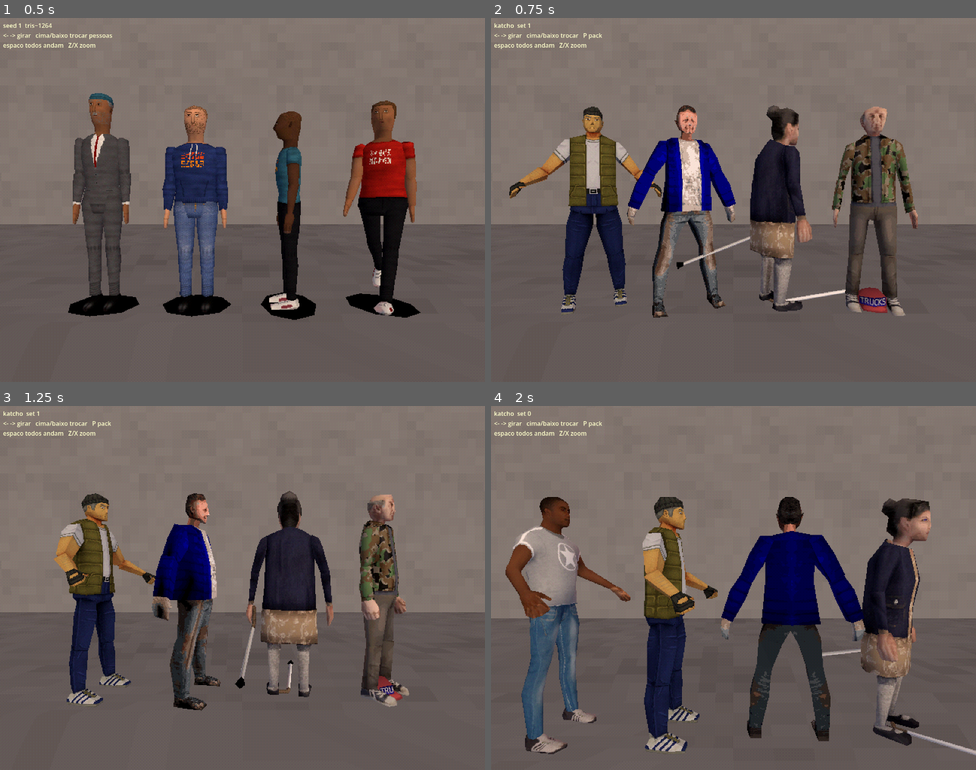
Above: before the commit, frames 1-4 (two rows, left to right).
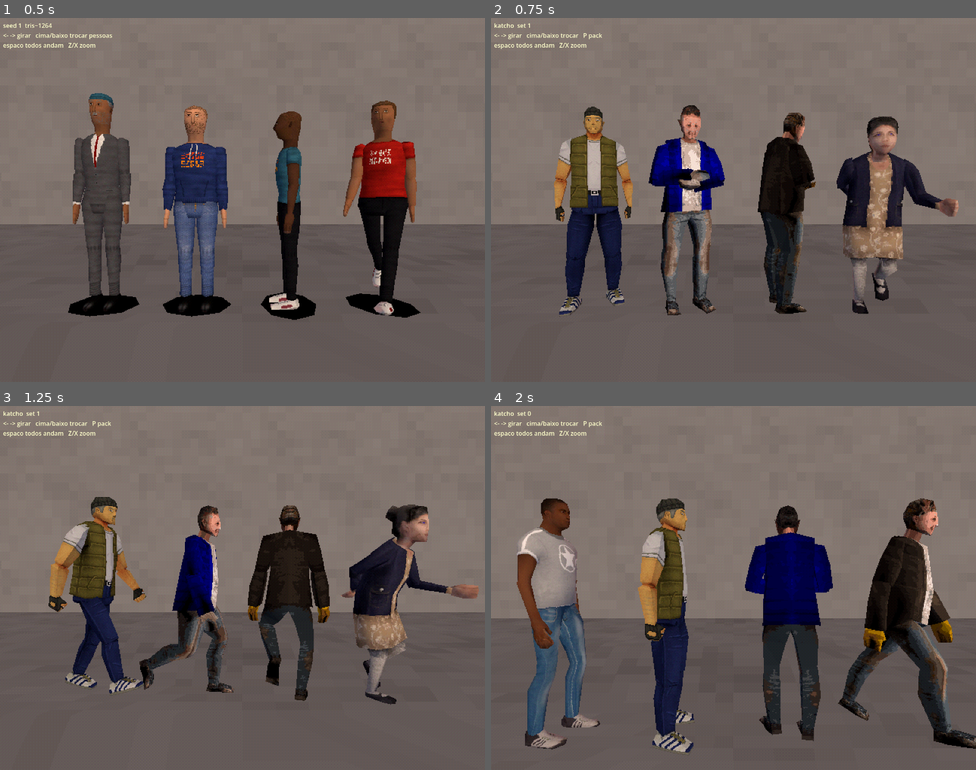
Above: after the commit, the same moments.

Repository: muricristino/walking-simulator-paulista
Game: Godot game, scene res://lab/people.tscn
Two runs of this game, one before a commit and one after it. Both use one fixed random seed, a clock stepped at 60 frames per second and the inputs below. This scene is started directly instead of the project's main scene.
Inputs (mouse positions are in pixels of both pictures, inside the frame that each line leads up to):
- Up to frame 1 (0.5 s): no input
- Up to frame 2 (0.75 s): tap Enter at 0.5 s; move the mouse to (840, 181) at 0.52 s; hold Right (ui_right) from 0.53 s (still down); tap P at 0.6 s; click (840, 181) at 0.67 s
- Up to frame 3 (1.25 s): keep holding Right (ui_right); tap Space at 0.77 s
- Up to frame 4 (2 s): move the mouse to (636, 606) at 1.27 s; release Right (ui_right) at 1.28 s; hold Down from 1.28 s (still down); tap Z at 1.35 s; tap Space at 1.52 s

Frame 1 is identical in both runs. In frame 2, 17% of the frame differs, in the area x 3-97%, y 24-83%; in frame 3, 19%; in frame 4, 19%, in the area x 3-100%, y 25-96%.

Commit message:
test: show fixed katcho characters in people lab

Diff:
--- a/lab/people.gd
+++ b/lab/people.gd
@@ -4,6 +4,7 @@
 const People := preload("res://scripts/people.gd")
 const PS1 := preload("res://scripts/ps1.gdshader")
 const Geo := preload("res://scripts/geo.gd")
+const Katcho := preload("res://scripts/katcho.gd")
 
 var vp: SubViewport
 var world: Node3D
@@ -18,18 +19,11 @@
 var dist := 2.5
 var cam_x := 0.0
 var label: Label
+var katcho := Katcho.new()
 var mode := "proc"
 const MODES := ["proc", "katcho", "wobble"]
 const PACKS := {
-	"katcho": [
-		["res://assets/people/katcho/henry/Henry.dae", "res://assets/people/katcho/henry/HenryTexture512.png"],
-		["res://assets/people/katcho/mob01/mob01.dae", "res://assets/people/katcho/mob01/mob01.png"],
-		["res://assets/people/katcho/beggar/beggar.dae", "res://assets/people/katcho/beggar/beggar1st_x512i24.png"],
-		["res://assets/people/katcho/granny/Granny.dae", "res://assets/people/katcho/granny/granny.png"],
-		["res://assets/people/katcho/gramps/Gramps.dae", "res://assets/people/katcho/gramps/gramps.png"],
-		["res://assets/people/katcho/johndoe/JohnDoe.dae", "res://assets/people/katcho/johndoe/paintSkin04.png"],
-	],
-	"wobble": [
+		"wobble": [
 		["res://assets/people/wobble/PS2CharacterBase.fbx", ""],
 	],
 }
@@ -161,6 +155,9 @@
 
 
 func _spawn_pack() -> void:
+	if mode == "katcho":
+		_spawn_katcho()
+		return
 	var list: Array = PACKS[mode]
 	var xs := [-1.2, -0.4, 0.4, 1.2]
 	for i in 4:
@@ -183,15 +180,36 @@
 		if i == 3:
 			base = -PI * 0.2
 		var ap: AnimationPlayer = inst.find_child("AnimationPlayer", true, false)
-		var anims := ap.get_animation_list() if ap else PackedStringArray()
-		print("PACK ", e[0], " anims ", anims, " h ", box.size.y)
 		var r := {"root": root, "pack": true, "base": base, "ap": ap, "walk": i == 3}
 		rigs.append(r)
 		_anim(r)
 	_label()
 
 
+func _spawn_katcho() -> void:
+	var list := katcho.variants()
+	var xs := [-1.2, -0.4, 0.4, 1.2]
+	for i in 4:
+		var v: Array = list[(seed + i) % list.size()]
+		var c := katcho.make(v[0], v[1])
+		var root: Node3D = c.root
+		holder.add_child(root)
+		root.position = Vector3(xs[i], 0, 0)
+		var base := 0.0
+		if i == 2:
+			base = PI * 0.5
+		if i == 3:
+			base = -PI * 0.2
+		var r := {"root": root, "pack": true, "base": base, "k": c, "walk": i == 3}
+		rigs.append(r)
+		_anim(r)
+	_label()
+
+
 func _anim(r: Dictionary) -> void:
+	if r.has("k"):
+		katcho.play(r.k, r.walk or all_walk, randf() * 3.0)
+		return
 	var ap: AnimationPlayer = r.ap
 	if not ap:
 		return
